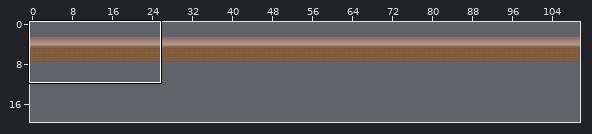
One commit to this Tiled map: src/images/tilemaps/blights_out_tilemap.tmx. The picture above shows the old version from afar; the outline marks the close-up.
Close-up. As it was:
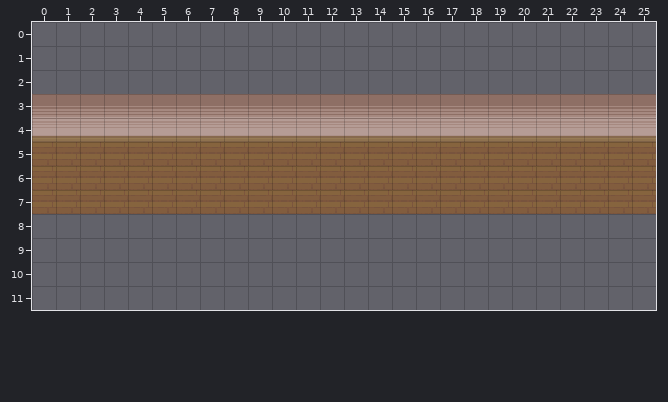
Cells are 16x16 px. Shown: x 0..25, y 0..11. The commit also changed other parts of the map, which this record leaves out. The old version is drawn lined up with the new one.
After:
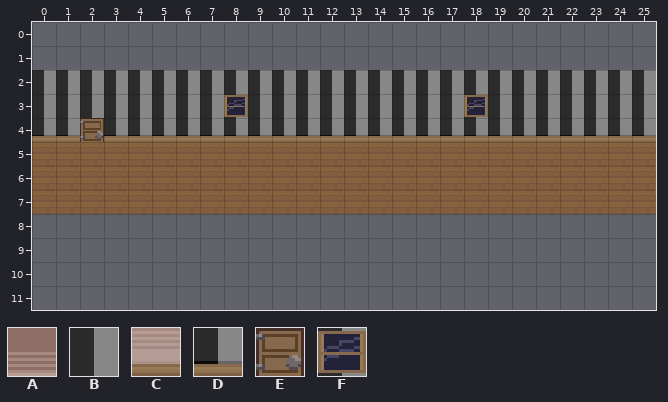
Key: from "blights_out_tileset": A 87, B 95, C 103, D 111, E 127, F 142.
_ is an empty cell.
From old to new:
map size 120x10 -> 240x21 cells (old content now starts at 0,1; both pictures use the new coordinates)
Layer "Tile Layer 1":
y 2: x 0..25 __________________________ -> BBBBBBBBBBBBBBBBBBBBBBBBBB
y 3: x 0..25 AAAAAAAAAAAAAAAAAAAAAAAAAA -> BBBBBBBBFBBBBBBBBBFBBBBBBB
y 4: x 0..25 CCCCCCCCCCCCCCCCCCCCCCCCCC -> DDEDDDDDDDDDDDDDDDDDDDDDDD
Changed places in both close-ups, as pixel boxes (x1, y1, x2, y2):
changed: (32, 70, 656, 142)
